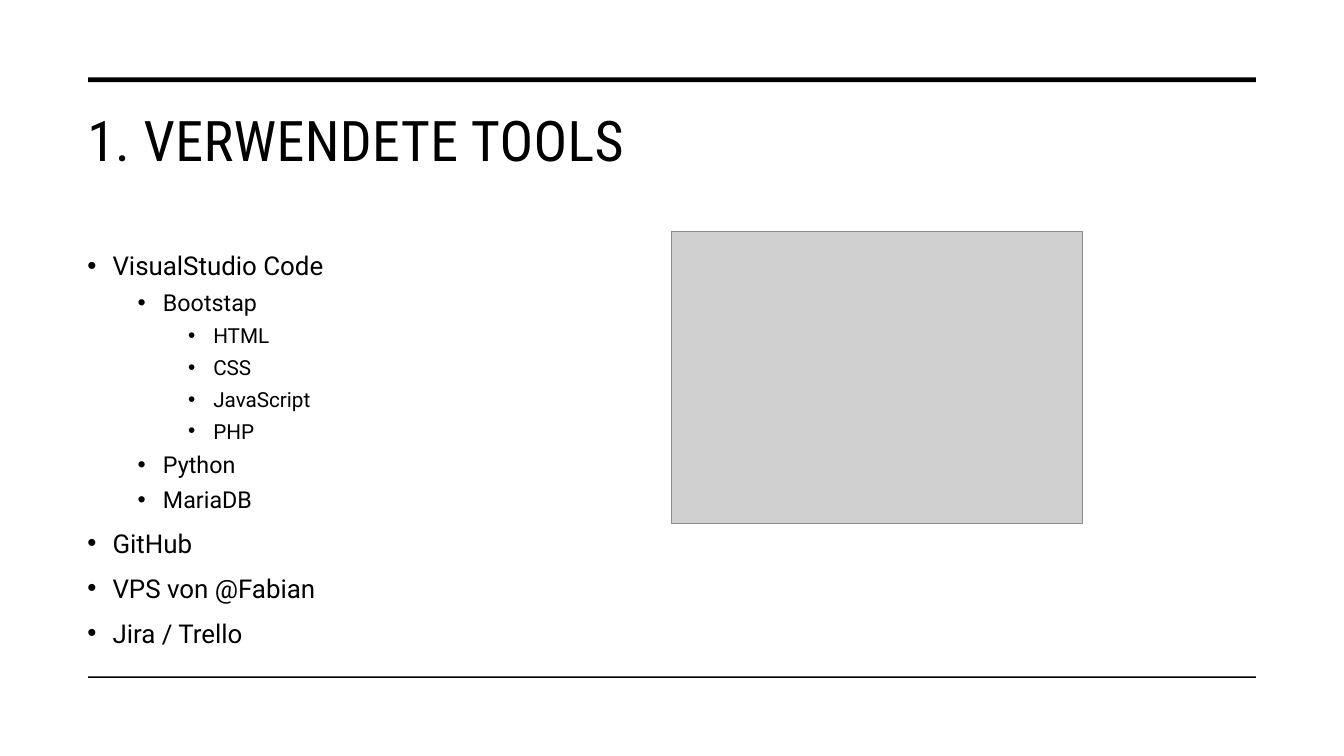
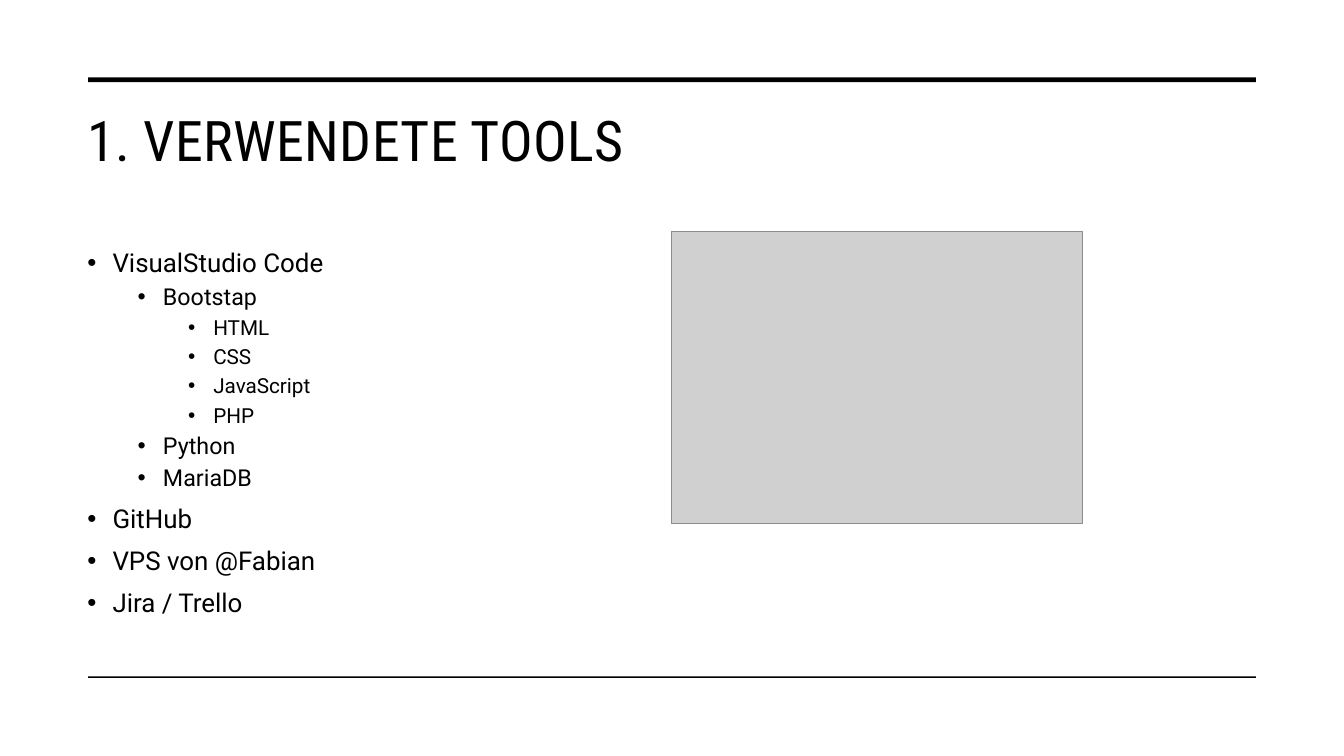
Before and after one commit to malu254/Eifrige-Otter-PM, a slide deck: slide 3 of Abgabe/Dokumentation/Präsentation.pptx. Drawn at 1344x756 pixels with LibreOffice and Linux fonts; fonts in the diff are those of the drawing; grey boxes stand for pictures. Boxes give left, top, right and bottom in pixels: in the first picture for what was removed or moved away, otherwise in the second. Text is boxed around its words. In the diff, an @@ line names an element or a change of style, - is before the commit and + after.

```diff
--- a/Abgabe/Dokumentation/Präsentation.pptx
+++ b/Abgabe/Dokumentation/Präsentation.pptx
@@ text "VisualStudio Code" at [113,252,323,613]: line spacing 1 to 0.9 @@
```
Also in this commit, not shown: 18 other slides changed, 1 other file.
